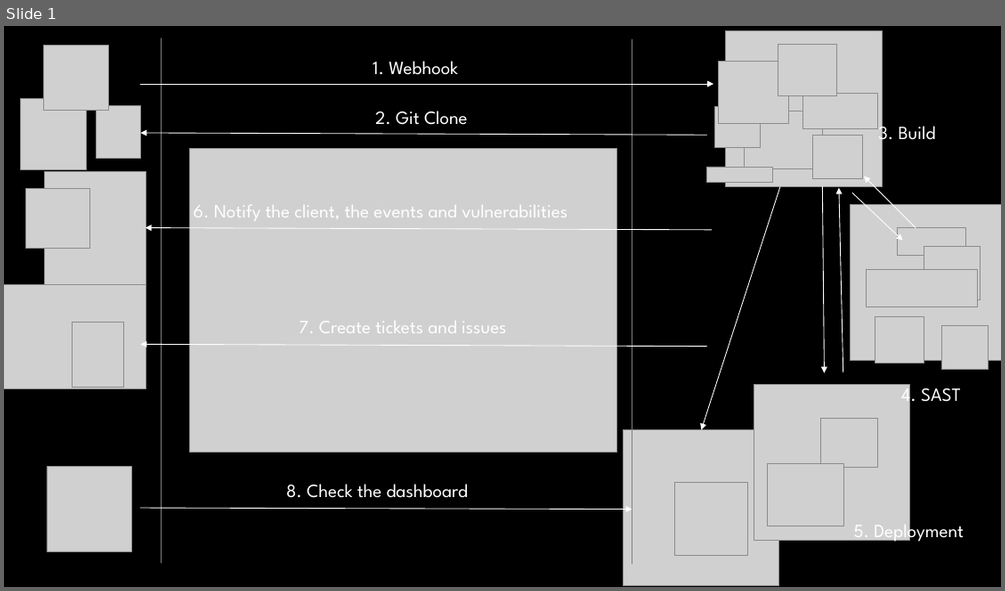
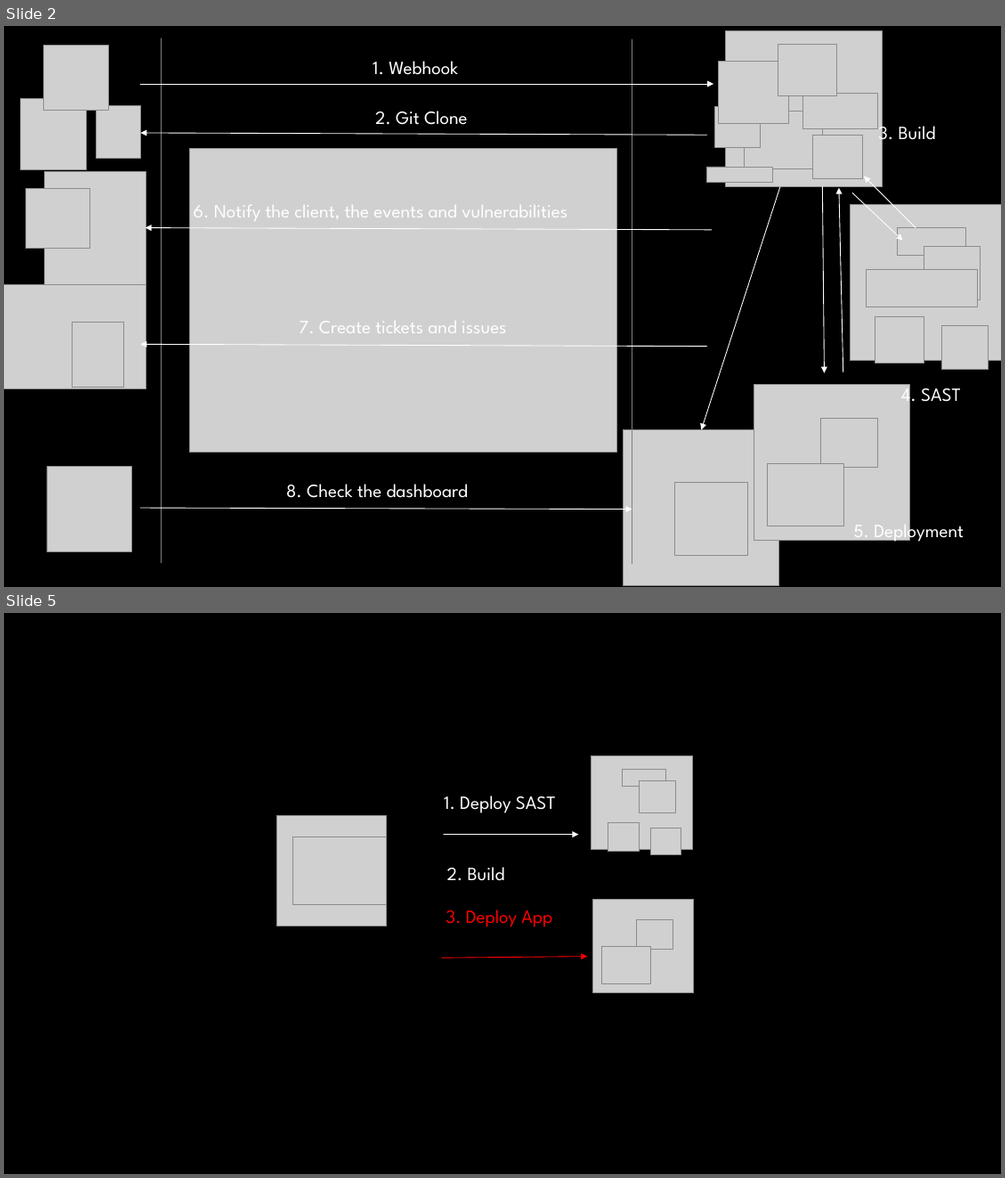
Before and after one commit to badBounty/TheFantasticSecDevOps, a slide deck: architecture.pptx. Shown one above the other, each under a label of ours: slide 1 before the commit, slides 2 and 5 after it; the slides between them are not shown. The pictures are 1005x591 and 1005x1178 pixels, drawn with LibreOffice and Linux fonts; fonts in the diff are those of the drawing; grey boxes stand for pictures; background and template pictures are left out. Boxes give left, top, right and bottom in pixels: in the first picture for what was removed or moved away, otherwise in the second. Text is boxed around its words. In the diff, an @@ line names an element or a change of style, - is before the commit and + after.

```diff
--- a/architecture.pptx
+++ b/architecture.pptx
@@ slide 5 added at <box>4,613,1001,1174</box>, background picture (left out) @@
@@ text added at <box>444,795,556,813</box>, 18 pt, text #FFFFFF @@
+1. Deploy SAST
@@ picture added at <box>276,816,386,925</box> @@
@@ picture added at <box>292,836,386,904</box> @@
@@ arrow added from (444, 835) to (578, 835), #FFFFFF 0.75 pt @@
@@ group added at <box>591,755,693,855</box>: 5 pictures @@
@@ text added at <box>447,867,505,881</box>, 18 pt, text #FFFFFF @@
+2. Build
@@ picture added at <box>592,899,695,992</box> @@
@@ text added at <box>445,909,552,927</box>, 18 pt, text #FF0000 @@
+3. Deploy App
@@ picture added at <box>636,919,672,949</box> @@
@@ arrow added from (442, 957) to (587, 957), #FF0000 0.75 pt @@
@@ picture added at <box>601,947,652,984</box> @@
@@ what was slide 1 is now slide 2 @@
```
Also in this commit, not shown: 7 other slides added, 6 other files.
